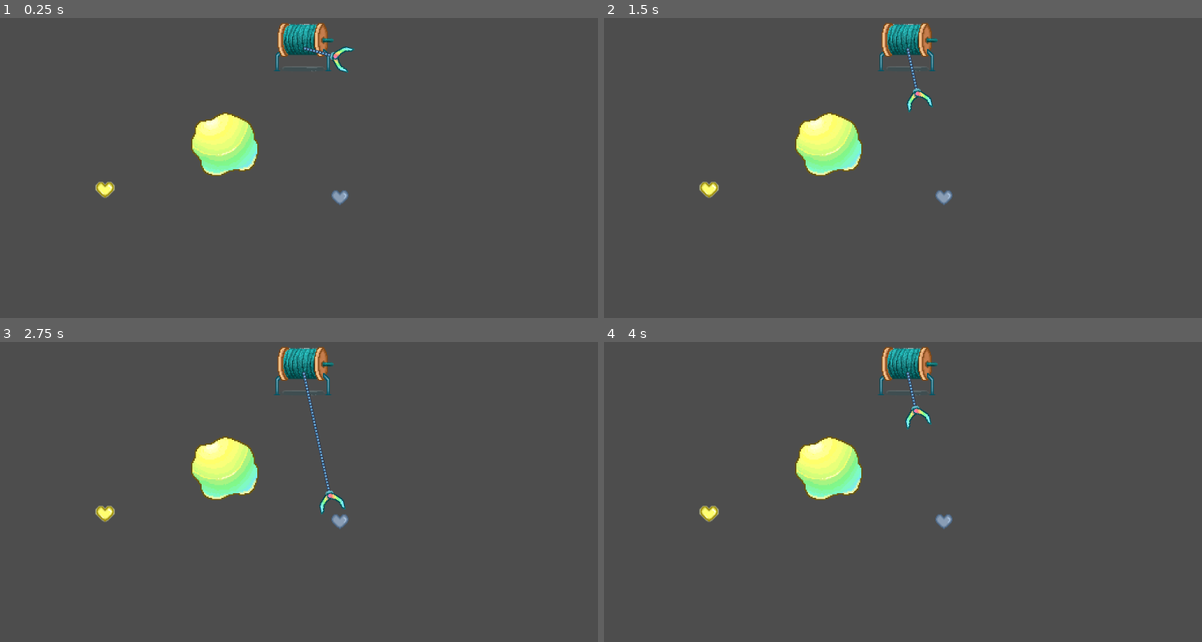
Above: before the commit, frames 1-4 (two rows, left to right).
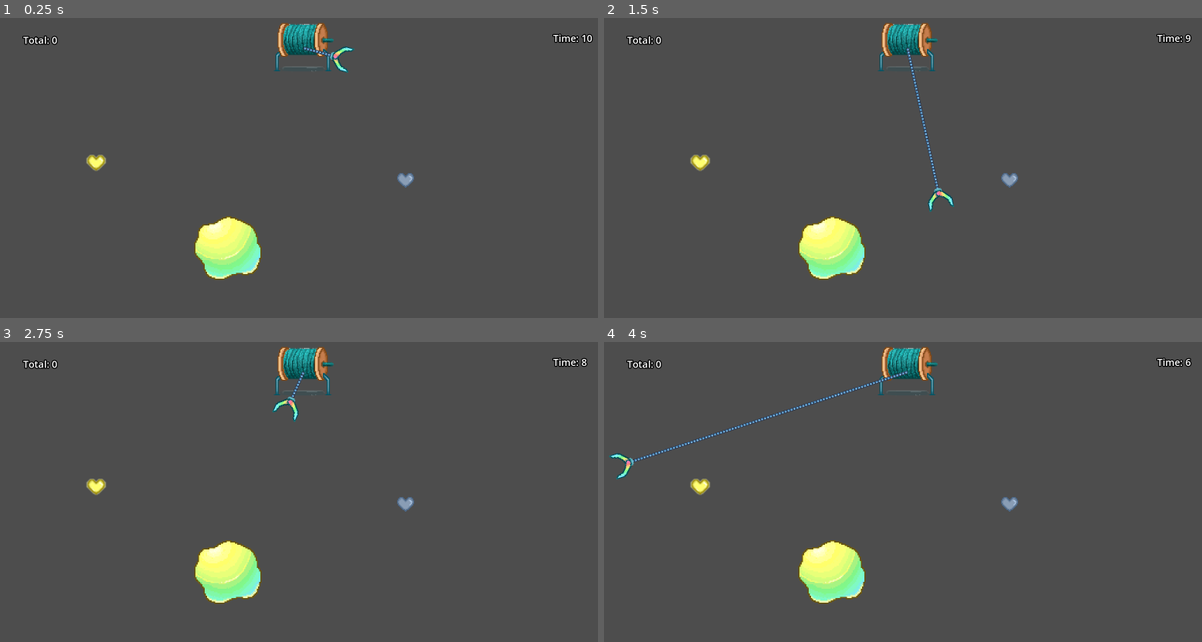
Above: after the commit, the same moments.

Repository: hieundpython/gold-miner
Game: Godot game, scene res://main.tscn
Two runs of this game, one before a commit and one after it. Both use one fixed random seed, a clock stepped at 60 frames per second and the inputs below. The engine's default icon, where the game draws it, is replaced by a stand-in: a white triangle on a blue panel in a dark square.
Inputs:
- Up to frame 1 (0.25 s): no input
- Up to frame 2 (1.5 s): hold Down (ui_down) from 1.28 s (still down)
- Up to frame 3 (2.75 s): release Down (ui_down) at 2.03 s
- Up to frame 4 (4 s): hold Down (ui_down) from 3.53 s (still down)

The runs differ from the first frame. In frame 1, 4.5% of the frame differs, in the area x 3-100%, y 5-88%; in frame 2, 4.8%; in frame 3, 4.9%; in frame 4, 5.2%, in the area x 0-99%, y 5-88%.
Error before the commit: Parse Error: Expected indented block after "if" block. (res://rock.gd:14)

Commit message:
update game play

Diff:
--- a/heart_gold.tscn
+++ b/items/heart_gold.tscn
@@ -1,15 +1,17 @@
-[gd_scene load_steps=3 format=3 uid="uid://oma0c45v8tct"]
+[gd_scene load_steps=4 format=3 uid="uid://oma0c45v8tct"]
 
-[ext_resource type="Texture2D" uid="uid://bru0mqf53w4eq" path="res://assert/heart_gold.png" id="1_dwbd5"]
+[ext_resource type="Script" path="res://items/item.gd" id="1_50573"]
+[ext_resource type="Texture2D" uid="uid://bru0mqf53w4eq" path="res://assert/heart_gold.png" id="2_3kpfn"]
 
 [sub_resource type="CircleShape2D" id="CircleShape2D_c7bsm"]
 radius = 130.3
 
 [node name="HeartGold" type="Area2D" groups=["heart_golds"]]
 scale = Vector2(0.2, 0.2)
+script = ExtResource("1_50573")
 
 [node name="Sprite2D" type="Sprite2D" parent="."]
-texture = ExtResource("1_dwbd5")
+texture = ExtResource("2_3kpfn")
 
 [node name="CollisionShape2D" type="CollisionShape2D" parent="."]
 shape = SubResource("CircleShape2D_c7bsm")
--- a/heart_silver.tscn
+++ b/items/heart_silver.tscn
@@ -1,15 +1,17 @@
-[gd_scene load_steps=3 format=3 uid="uid://dqadnquj3qyky"]
+[gd_scene load_steps=4 format=3 uid="uid://dqadnquj3qyky"]
 
-[ext_resource type="Texture2D" uid="uid://ix3444grbm86" path="res://assert/heart_silver.png" id="1_vvvit"]
+[ext_resource type="Script" path="res://items/item.gd" id="1_ty82j"]
+[ext_resource type="Texture2D" uid="uid://ix3444grbm86" path="res://assert/heart_silver.png" id="2_hhw3b"]
 
 [sub_resource type="CircleShape2D" id="CircleShape2D_d15ia"]
 radius = 113.358
 
 [node name="HeartSilver" type="Area2D" groups=["heart_silvers"]]
 scale = Vector2(0.2, 0.2)
+script = ExtResource("1_ty82j")
 
 [node name="Sprite2D" type="Sprite2D" parent="."]
-texture = ExtResource("1_vvvit")
+texture = ExtResource("2_hhw3b")
 
 [node name="CollisionShape2D" type="CollisionShape2D" parent="."]
 shape = SubResource("CircleShape2D_d15ia")
--- /dev/null
+++ b/items/item.gd
@@ -0,0 +1,35 @@
+extends Area2D
+
+
+@export var mass = 10
+
+signal mass_number
+signal pick_up
+
+var middle_position = Vector2.ZERO;
+var radius = 100
+
+func _ready():
+	set_process(false)
+	area_entered.connect(_on_area_entered)
+	var screen_size = get_viewport().get_visible_rect().size
+	middle_position = Vector2(screen_size.x / 2, 100)
+
+func _process(delta):
+	var direction = position - middle_position
+	var direction_normal = -direction.normalized()
+
+	position += direction_normal * mass
+
+	var distance = (position - middle_position).length()
+	if distance - radius < 0:
+		pick_up_item()
+		queue_free()
+
+func _on_area_entered(area: Area2D):
+	mass_number.emit(mass)
+	set_process(true)
+
+
+func pick_up_item():
+	pick_up.emit(mass)
--- a/rock.tscn
+++ b/items/rock.tscn
@@ -1,20 +1,18 @@
 [gd_scene load_steps=4 format=3 uid="uid://cd3g76tdrpmwj"]
 
-[ext_resource type="Texture2D" uid="uid://qmgule182vuq" path="res://assert/rock.png" id="1_qfwph"]
-[ext_resource type="Script" path="res://rock.gd" id="1_qxokl"]
+[ext_resource type="Script" path="res://items/item.gd" id="1_1yont"]
+[ext_resource type="Texture2D" uid="uid://qmgule182vuq" path="res://assert/rock.png" id="2_ayoga"]
 
 [sub_resource type="CircleShape2D" id="CircleShape2D_klar1"]
 radius = 282.113
 
 [node name="Rock" type="Area2D" groups=["rocks"]]
 scale = Vector2(0.3, 0.3)
-script = ExtResource("1_qxokl")
+script = ExtResource("1_1yont")
 
 [node name="Sprite2D" type="Sprite2D" parent="."]
-texture = ExtResource("1_qfwph")
+texture = ExtResource("2_ayoga")
 
 [node name="CollisionShape2D" type="CollisionShape2D" parent="."]
 position = Vector2(16, 26)
 shape = SubResource("CircleShape2D_klar1")
-
-[connection signal="area_entered" from="." to="." method="_on_area_entered"]
--- /dev/null
+++ b/main.gd
@@ -0,0 +1,49 @@
+extends Node
+
+const rock_mass = 5
+const silver_mass = 15
+const gold_mass = 20
+var total = 0
+
+var time_left = 10
+
+func _ready():
+	# connect signal
+	get_node("UI/Timer").timeout.connect(_on_timmer_timeout)
+	update_time_left(time_left)
+
+	# Init value for mass
+	$Rock.mass = rock_mass
+	$HeartGold.mass = gold_mass
+	$HeartSilver.mass = silver_mass
+
+
+	$Rock.mass_number.connect(change_mass)
+	$HeartGold.mass_number.connect(change_mass)
+	$HeartSilver.mass_number.connect(change_mass)
+
+	$Rock.pick_up.connect(change_total)
+	$HeartGold.pick_up.connect(change_total)
+	$HeartSilver.pick_up.connect(change_total)
+
+
+func change_mass(mass):
+	$Player.update_speed(mass)
+
+func change_total(new_total):
+	total += new_total
+	$UI/Total.text = "Total: " + str(total)
+
+func _on_timmer_timeout():
+	if time_left > 0:
+		time_left -= 1
+	update_time_left(time_left)
+
+	if time_left == 0:
+		game_over()
+
+func update_time_left(new_time):
+	get_node("UI/Time").text = "Time: " + str(new_time)
+
+func game_over():
+	set_process(false)
--- a/main.tscn
+++ b/main.tscn
@@ -1,19 +1,58 @@
-[gd_scene load_steps=5 format=3 uid="uid://74gtmbt278km"]
+[gd_scene load_steps=8 format=3 uid="uid://74gtmbt278km"]
 
-[ext_resource type="PackedScene" uid="uid://bslq4nst6elpx" path="res://player.tscn" id="1_uqpiv"]
-[ext_resource type="PackedScene" uid="uid://oma0c45v8tct" path="res://heart_gold.tscn" id="2_8stlj"]
-[ext_resource type="PackedScene" uid="uid://dqadnquj3qyky" path="res://heart_silver.tscn" id="3_vus3h"]
-[ext_resource type="PackedScene" uid="uid://cd3g76tdrpmwj" path="res://rock.tscn" id="4_da7k4"]
+[ext_resource type="Script" path="res://main.gd" id="1_pxjgf"]
+[ext_resource type="PackedScene" uid="uid://bslq4nst6elpx" path="res://player/player.tscn" id="1_uqpiv"]
+[ext_resource type="PackedScene" uid="uid://oma0c45v8tct" path="res://items/heart_gold.tscn" id="2_8stlj"]
+[ext_resource type="PackedScene" uid="uid://dqadnquj3qyky" path="res://items/heart_silver.tscn" id="3_vus3h"]
+[ext_resource type="PackedScene" uid="uid://cd3g76tdrpmwj" path="res://items/rock.tscn" id="4_da7k4"]
+
+[sub_resource type="LabelSettings" id="LabelSettings_eixm5"]
+font_size = 25
+outline_size = 10
+outline_color = Color(0, 0, 0, 1)
+
+[sub_resource type="LabelSettings" id="LabelSettings_fq4q2"]
+font_size = 25
+outline_size = 10
+outline_color = Color(0, 0, 0, 1)
 
 [node name="Main" type="Node"]
+script = ExtResource("1_pxjgf")
 
 [node name="Player" parent="." instance=ExtResource("1_uqpiv")]
 
 [node name="HeartGold" parent="." instance=ExtResource("2_8stlj")]
-position = Vector2(286, 467)
+position = Vector2(263, 397)
 
 [node name="HeartSilver" parent="." instance=ExtResource("3_vus3h")]
-position = Vector2(894, 487)
+position = Vector2(1064, 442)
 
 [node name="Rock" parent="." instance=ExtResource("4_da7k4")]
-position = Vector2(590, 345)
+position = Vector2(598, 614)
+
+[node name="UI" type="Control" parent="."]
+layout_mode = 3
+anchors_preset = 0
+offset_right = 40.0
+offset_bottom = 40.0
+
+[node name="Total" type="Label" parent="UI"]
+layout_mode = 0
+offset_left = 74.0
+offset_top = 62.0
+offset_right = 163.0
+offset_bottom = 97.0
+text = "Total: 0"
+label_settings = SubResource("LabelSettings_eixm5")
+
+[node name="Time" type="Label" parent="UI"]
+layout_mode = 0
+offset_left = 1446.0
+offset_top = 57.0
+offset_right = 1533.0
+offset_bottom = 92.0
+text = "Time: 0"
+label_settings = SubResource("LabelSettings_fq4q2")
+
+[node name="Timer" type="Timer" parent="UI"]
+autostart = true
--- a/player.gd
+++ b/player/player.gd
@@ -12,7 +12,9 @@
 var middle_position = Vector2.ZERO
 var anchor_position = Vector2.ZERO
 
-var speed_pull = 3
+
+const default_pull = 25
+@export var speed_pull = default_pull
 
 func _ready():
 	screen_size = get_viewport().get_visible_rect().size
@@ -63,9 +65,10 @@
 	if !screen_rect.has_point(Vector2(x, y)):
 		state = GO_UP
 
-	var distance = sqrt((x - middle_position.x)*(x - middle_position.x) + (y - middle_position.y)*(y - middle_position.y))
+	var distance = (Vector2(x, y) - middle_position).length()
 
 	if state == GO_UP && (distance - radius < 0):
+		speed_pull = default_pull
 		if go_to_left:
 			state = ROTATION_LEFT
 		else:
@@ -88,6 +91,5 @@
 func _on_anchor_area_entered(area):
 	state = GO_UP
 
-
 func update_speed(speed):
 	speed_pull = speed
--- a/player.tscn
+++ b/player/player.tscn
@@ -2,7 +2,7 @@
 
 [ext_resource type="Texture2D" uid="uid://bfsxohhh1ngbk" path="res://icon.svg" id="1_v5et3"]
 [ext_resource type="Texture2D" uid="uid://c0ovegfyw7045" path="res://assert/player.png" id="2_wfpff"]
-[ext_resource type="Script" path="res://player.gd" id="3_0sni4"]
+[ext_resource type="Script" path="res://player/player.gd" id="3_0sni4"]
 [ext_resource type="Texture2D" uid="uid://cbb3tly2eejls" path="res://assert/anchor.png" id="3_om3kl"]
 
 [sub_resource type="RectangleShape2D" id="RectangleShape2D_mf3co"]
--- a/project.godot
+++ b/project.godot
@@ -13,10 +13,15 @@
 config/name="Gold Miner"
 run/main_scene="res://main.tscn"
 config/features=PackedStringArray("4.2", "Forward Plus")
+boot_splash/show_image=false
+boot_splash/image="res://assert/rock.png"
 config/icon="res://icon.svg"
 
 [display]
 
 window/size/viewport_width=1600
 window/size/viewport_height=800
-window/size/resizable=false
+
+[dotnet]
+
+project/assembly_name="Gold Miner"
--- a/rock.gd
+++ /dev/null
@@ -1,14 +0,0 @@
-extends Area2D
-
-const mass = 10
-
-func _ready():
-	set_process(false)
-
-func _process(delta):
-	pass
-
-
-
-func _on_area_entered(area):
-	if area.is_in_groups(""):
